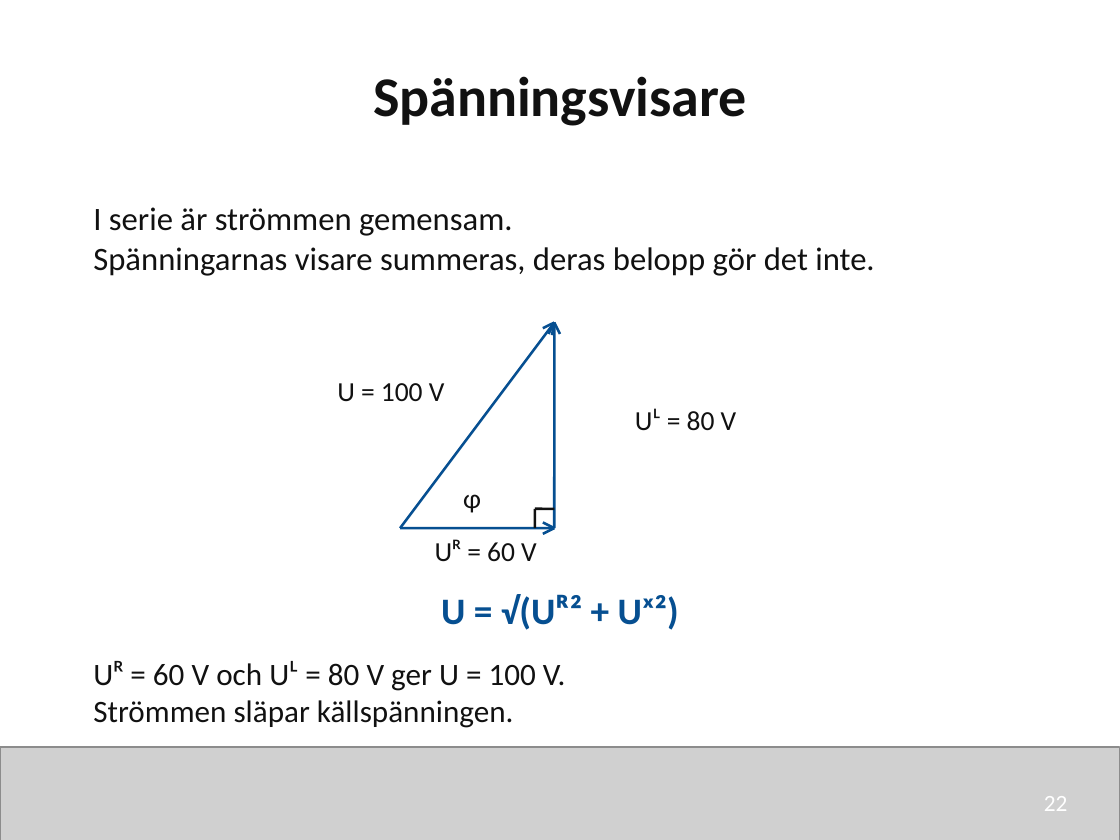
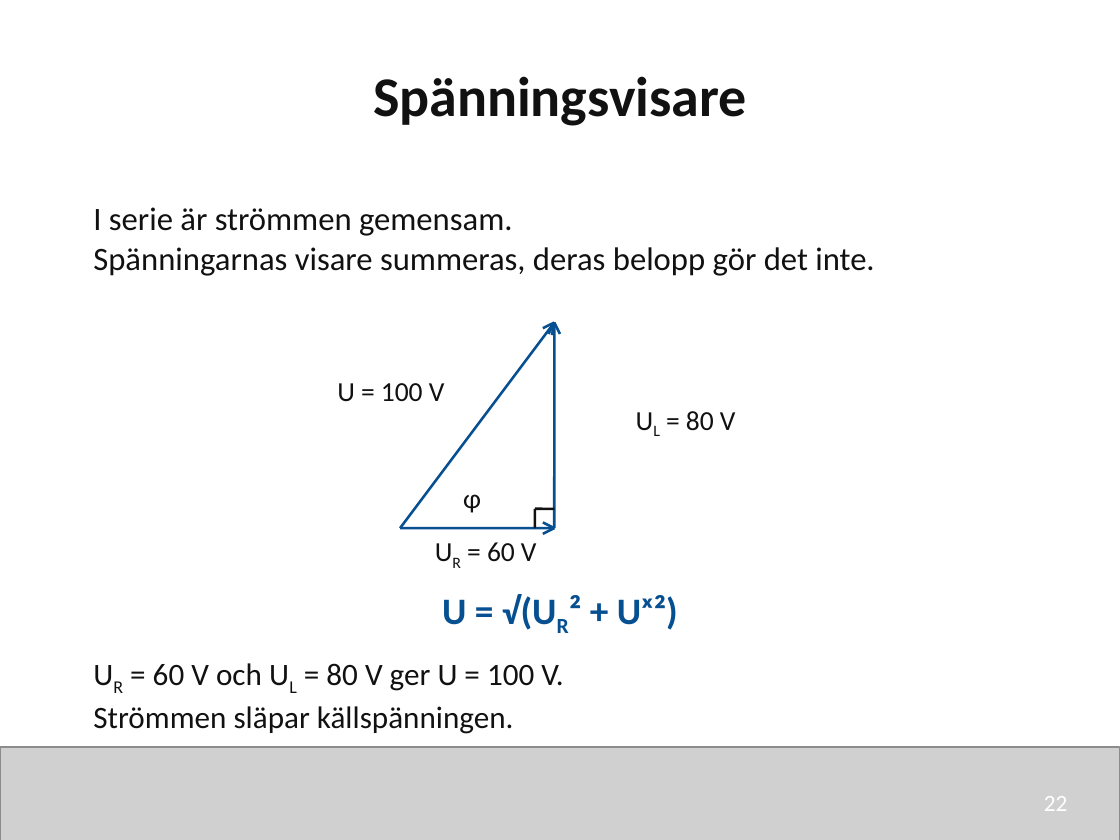
Before and after one commit to nj22az/nj22az.github.io, a slide deck: slide 22 of sjoskolan/vecka-40/aktuell/v40_02_Reaktans_och_impedans_elev.pptx. Drawn at 1120x840 pixels with LibreOffice and Linux fonts; fonts in the diff are those of the drawing; grey boxes stand for pictures. Boxes give left, top, right and bottom in pixels: in the first picture for what was removed or moved away, otherwise in the second. Text is boxed around its words. In the diff, an @@ line names an element or a change of style, - is before the commit and + after.

```diff
--- a/sjoskolan/vecka-40/aktuell/v40_02_Reaktans_och_impedans_elev.pptx
+++ b/sjoskolan/vecka-40/aktuell/v40_02_Reaktans_och_impedans_elev.pptx
@@ text at (x1=686, y1=411, x2=736, y2=431): text changed @@
-Uᴸ = 80 V
+UL = 80 V
@@ text at (x1=487, y1=542, x2=537, y2=561): text changed @@
-Uᴿ = 60 V
+UR = 60 V
@@ text at (x1=442, y1=595, x2=678, y2=630): text changed @@
-U = √(Uᴿ² + Uˣ²)
+U = √(UR² + Uˣ²)
@@ text at (x1=153, y1=663, x2=563, y2=691): text changed @@
-Uᴿ = 60 V och Uᴸ = 80 V ger U = 100 V.
+UR = 60 V och UL = 80 V ger U = 100 V.
```
Also in this commit, not shown: 28 other slides changed, 12 other files.
